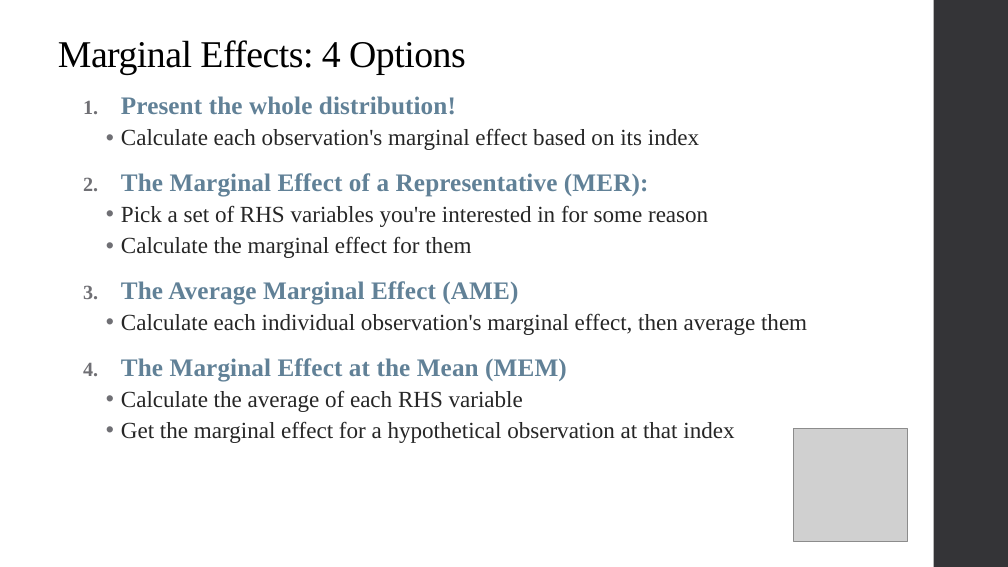
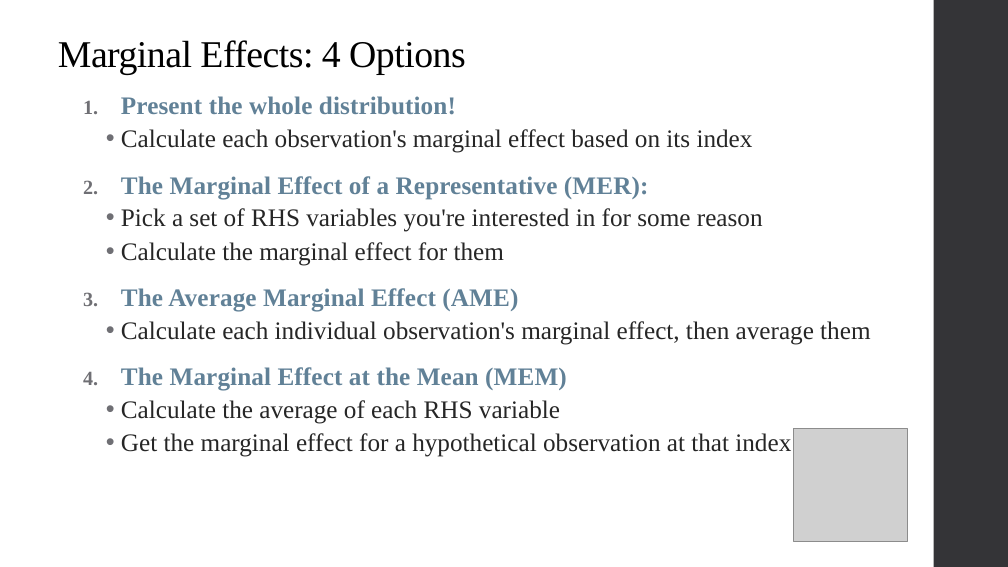
Before and after one commit to qiufei/fork-HAD5744, a slide deck: slide 30 of Lecture07-08_BinaryDepVars/Lecture7_BinaryDepVars_2022F.pptx. Drawn at 1008x567 pixels with LibreOffice and Linux fonts; fonts in the diff are those of the drawing; grey boxes stand for pictures. Boxes give left, top, right and bottom in pixels: in the first picture for what was removed or moved away, otherwise in the second. Text is boxed around its words. In the diff, an @@ line names an element or a change of style, - is before the commit and + after.

```diff
--- a/Lecture07-08_BinaryDepVars/Lecture7_BinaryDepVars_2022F.pptx
+++ b/Lecture07-08_BinaryDepVars/Lecture7_BinaryDepVars_2022F.pptx
@@ text at [121,129,870,457]: size 22 to 24 pt in "Calculate each observation's marginal effect based on ...", "Pick a set of RHS variables you're ...", "Calculate the marginal effect for them", "Calculate each individual observation's marginal effect, the ..." and 2 more places @@
```
Also in this commit, not shown: 6 other slides changed, 1 slide added, 9 other files.
